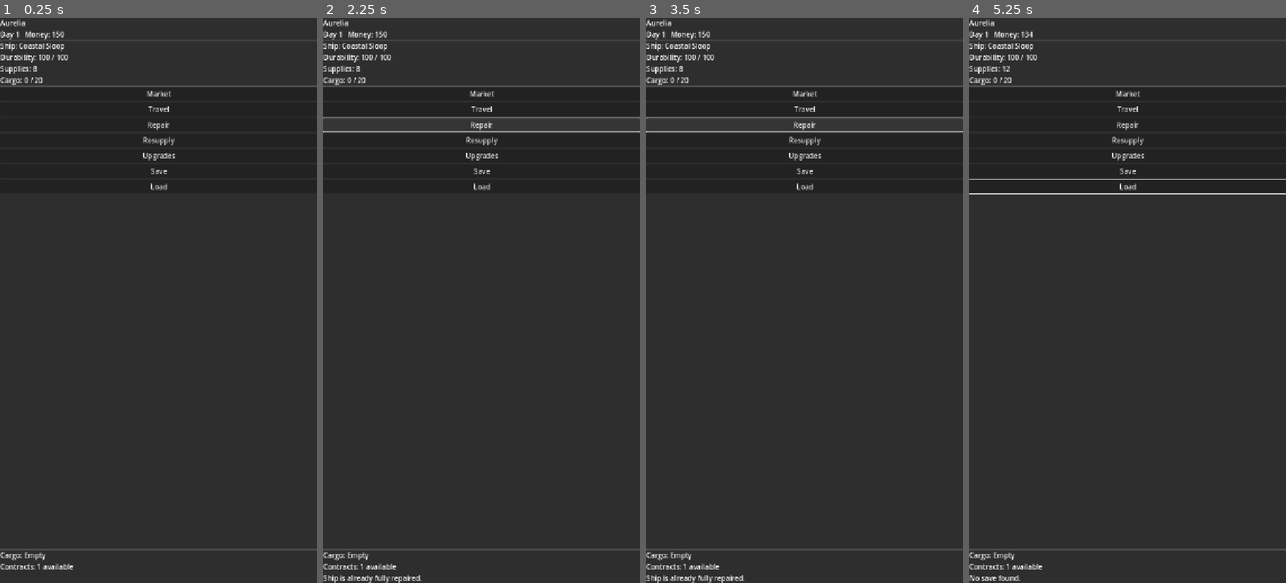
Above: before the commit, frames 1-4 (left to right).
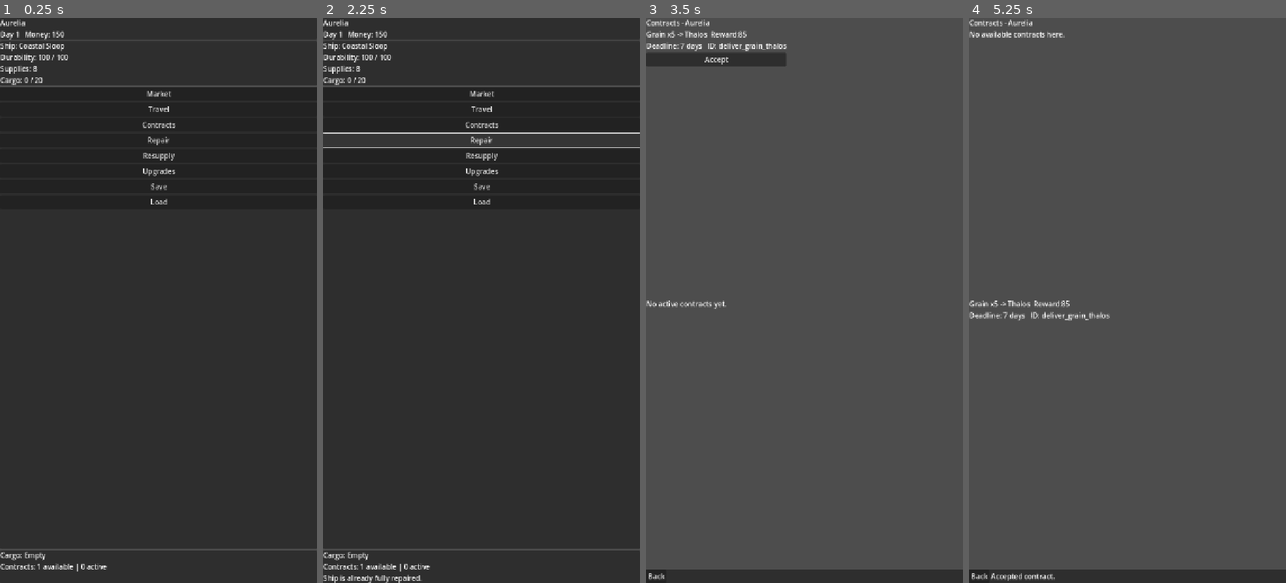
Above: after the commit, the same moments.

Repository: nwrowe/project-northwind
Game: Godot game, scene res://scenes/Main.tscn
Same seed, same stepped clock (60 frames per second), same inputs: the game is played once before the commit and once after it.
Inputs (mouse positions are in pixels of both pictures, inside the frame that each line leads up to):
- Up to frame 1 (0.25 s): no input
- Up to frame 2 (2.25 s): click "Travel" at 0.5 s; click "Back" at 1.25 s; click "Repair" at 2 s
- Up to frame 3 (3.5 s): click (804, 125) at 2.75 s, where only the run after the commit has a clickable "Contracts"
- Up to frame 4 (5.25 s): click (1127, 142) at 3.5 s, where only the run before the commit has a clickable "Resupply"; click (1127, 187) at 4.25 s, where only the run before the commit has a clickable "Load"; click (1038, 57) at 5 s, where only the run after the commit has a clickable "Accept"

The runs differ from the first frame. In frame 1, 0.4% of the frame differs, in the area x 24-56%, y 18-98%; in frame 2, 1.4%; in frame 3, 93%; in frame 4, 96%, in the area x 0-100%, y 0-100%.

Commit message:
Add contracts screen and polish travel selection feedback

Diff:
--- a/autoload/ScreenRouter.gd
+++ b/autoload/ScreenRouter.gd
@@ -7,6 +7,7 @@
 const TRAVEL_SCREEN := preload("res://scenes/travel/TravelScreen.tscn")
 const EVENT_POPUP := preload("res://scenes/events/EventPopup.tscn")
 const UPGRADE_PANEL := preload("res://scenes/upgrades/UpgradePanel.tscn")
+const CONTRACT_SCREEN := preload("res://scenes/contracts/ContractScreen.tscn")
 
 func set_root(node: Node) -> void:
 	screen_root = node
@@ -35,6 +36,9 @@
 func show_upgrade_panel() -> void:
 	_show_scene(UPGRADE_PANEL)
 
+func show_contract_screen() -> void:
+	_show_scene(CONTRACT_SCREEN)
+
 func show_event_popup(payload: Dictionary) -> void:
 	var popup := _show_scene(EVENT_POPUP)
 	if popup.has_method("set_payload"):
--- /dev/null
+++ b/scenes/contracts/ContractScreen.tscn
@@ -0,0 +1,60 @@
+[gd_scene load_steps=2 format=3]
+
+[ext_resource type="Script" path="res://scripts/ui/ContractScreen.gd" id="1"]
+
+[node name="ContractScreen" type="Control"]
+layout_mode = 3
+anchors_preset = 15
+anchor_right = 1.0
+anchor_bottom = 1.0
+grow_horizontal = 2
+grow_vertical = 2
+script = ExtResource("1")
+
+[node name="VBoxContainer" type="VBoxContainer" parent="."]
+layout_mode = 1
+anchors_preset = 15
+anchor_right = 1.0
+anchor_bottom = 1.0
+grow_horizontal = 2
+grow_vertical = 2
+
+[node name="HeaderLabel" type="Label" parent="VBoxContainer"]
+layout_mode = 2
+text = "Contracts"
+
+[node name="AvailableScroll" type="ScrollContainer" parent="VBoxContainer"]
+layout_mode = 2
+size_flags_vertical = 3
+
+[node name="VBoxContainer" type="VBoxContainer" parent="VBoxContainer/AvailableScroll"]
+layout_mode = 2
+
+[node name="AvailableList" type="VBoxContainer" parent="VBoxContainer/AvailableScroll/VBoxContainer"]
+layout_mode = 2
+
+[node name="ActiveScroll" type="ScrollContainer" parent="VBoxContainer"]
+layout_mode = 2
+size_flags_vertical = 3
+
+[node name="VBoxContainer" type="VBoxContainer" parent="VBoxContainer/ActiveScroll"]
+layout_mode = 2
+
+[node name="ActiveList" type="VBoxContainer" parent="VBoxContainer/ActiveScroll/VBoxContainer"]
+layout_mode = 2
+
+[node name="FooterPanel" type="PanelContainer" parent="VBoxContainer"]
+layout_mode = 2
+
+[node name="HBoxContainer" type="HBoxContainer" parent="VBoxContainer/FooterPanel"]
+layout_mode = 2
+
+[node name="BackButton" type="Button" parent="VBoxContainer/FooterPanel/HBoxContainer"]
+layout_mode = 2
+text = "Back"
+
+[node name="InfoLabel" type="Label" parent="VBoxContainer/FooterPanel/HBoxContainer"]
+layout_mode = 2
+size_flags_horizontal = 3
+text = ""
+autowrap_mode = 3
--- a/scenes/port/PortScreen.tscn
+++ b/scenes/port/PortScreen.tscn
@@ -70,6 +70,10 @@
 layout_mode = 2
 text = "Travel"
 
+[node name="ContractsButton" type="Button" parent="VBoxContainer/ActionsPanel/VBoxContainer"]
+layout_mode = 2
+text = "Contracts"
+
 [node name="RepairButton" type="Button" parent="VBoxContainer/ActionsPanel/VBoxContainer"]
 layout_mode = 2
 text = "Repair"
--- a/scenes/travel/TravelScreen.tscn
+++ b/scenes/travel/TravelScreen.tscn
@@ -46,13 +46,26 @@
 [node name="FooterPanel" type="PanelContainer" parent="VBoxContainer"]
 layout_mode = 2
 
-[node name="HBoxContainer" type="HBoxContainer" parent="VBoxContainer/FooterPanel"]
+[node name="VBoxContainer" type="VBoxContainer" parent="VBoxContainer/FooterPanel"]
 layout_mode = 2
 
-[node name="TravelButton" type="Button" parent="VBoxContainer/FooterPanel/HBoxContainer"]
+[node name="SelectedRouteLabel" type="Label" parent="VBoxContainer/FooterPanel/VBoxContainer"]
+layout_mode = 2
+text = "Selected Route: none"
+autowrap_mode = 3
+
+[node name="StatusLabel" type="Label" parent="VBoxContainer/FooterPanel/VBoxContainer"]
+layout_mode = 2
+text = ""
+autowrap_mode = 3
+
+[node name="ButtonRow" type="HBoxContainer" parent="VBoxContainer/FooterPanel/VBoxContainer"]
+layout_mode = 2
+
+[node name="TravelButton" type="Button" parent="VBoxContainer/FooterPanel/VBoxContainer/ButtonRow"]
 layout_mode = 2
 text = "Travel"
 
-[node name="BackButton" type="Button" parent="VBoxContainer/FooterPanel/HBoxContainer"]
+[node name="BackButton" type="Button" parent="VBoxContainer/FooterPanel/VBoxContainer/ButtonRow"]
 layout_mode = 2
 text = "Back"
--- /dev/null
+++ b/scripts/systems/ContractSystem.gd
@@ -0,0 +1,28 @@
+class_name ContractSystem
+extends RefCounted
+
+func get_available_contracts_for_current_port() -> Array:
+	var results: Array = []
+	for contract in GameData.get_contracts_for_port(GameState.current_port_id):
+		var contract_id: String = str(contract.get("id", ""))
+		if not contract_id in GameState.active_contracts:
+			results.append(contract)
+	return results
+
+func accept_contract(contract_id: String) -> Dictionary:
+	if contract_id in GameState.active_contracts:
+		return {"success": false, "message": "Contract already accepted."}
+
+	if GameData.contracts_by_id.get(contract_id, {}).is_empty():
+		return {"success": false, "message": "Contract not found."}
+
+	GameState.active_contracts.append(contract_id)
+	return {"success": true, "message": "Accepted contract."}
+
+func get_active_contracts() -> Array:
+	var results: Array = []
+	for contract_id in GameState.active_contracts:
+		var contract: Dictionary = GameData.contracts_by_id.get(contract_id, {})
+		if not contract.is_empty():
+			results.append(contract)
+	return results
--- /dev/null
+++ b/scripts/ui/ContractScreen.gd
@@ -0,0 +1,77 @@
+extends Control
+
+var contract_system := ContractSystem.new()
+
+@onready var header_label = $VBoxContainer/HeaderLabel
+@onready var available_list = $VBoxContainer/AvailableScroll/VBoxContainer/AvailableList
+@onready var active_list = $VBoxContainer/ActiveScroll/VBoxContainer/ActiveList
+@onready var info_label = $VBoxContainer/FooterPanel/HBoxContainer/InfoLabel
+
+func _ready() -> void:
+	$VBoxContainer/FooterPanel/HBoxContainer/BackButton.pressed.connect(_on_back_pressed)
+	refresh_ui()
+
+func refresh_ui() -> void:
+	var port := GameData.get_port(GameState.current_port_id)
+	header_label.text = "Contracts - %s" % port.get("name", "Port")
+
+	for child in available_list.get_children():
+		child.queue_free()
+	for child in active_list.get_children():
+		child.queue_free()
+
+	var available_contracts := contract_system.get_available_contracts_for_current_port()
+	if available_contracts.is_empty():
+		var empty_label := Label.new()
+		empty_label.text = "No available contracts here."
+		available_list.add_child(empty_label)
+	else:
+		for contract in available_contracts:
+			_add_contract_row(available_list, contract, true)
+
+	var active_contracts := contract_system.get_active_contracts()
+	if active_contracts.is_empty():
+		var active_empty := Label.new()
+		active_empty.text = "No active contracts yet."
+		active_list.add_child(active_empty)
+	else:
+		for contract in active_contracts:
+			_add_contract_row(active_list, contract, false)
+
+func _add_contract_row(target_list: VBoxContainer, contract: Dictionary, allow_accept: bool) -> void:
+	var row := VBoxContainer.new()
+	var contract_id: String = str(contract.get("id", ""))
+	var good_id: String = str(contract.get("good_id", ""))
+	var target_port_id: String = str(contract.get("target_port", ""))
+	var good := GameData.get_good(good_id)
+	var target_port := GameData.get_port(target_port_id)
+
+	var title := Label.new()
+	title.text = "%s x%d -> %s  Reward:%d" % [
+		good.get("name", good_id),
+		int(contract.get("quantity", 0)),
+		target_port.get("name", target_port_id),
+		int(contract.get("reward", 0))
+	]
+	title.autowrap_mode = TextServer.AUTOWRAP_WORD_SMART
+	row.add_child(title)
+
+	var sub := Label.new()
+	sub.text = "Deadline: %d days   ID: %s" % [int(contract.get("deadline_days", 0)), contract_id]
+	row.add_child(sub)
+
+	if allow_accept:
+		var accept_button := Button.new()
+		accept_button.text = "Accept"
+		accept_button.pressed.connect(func(): _accept_contract(contract_id))
+		row.add_child(accept_button)
+
+	target_list.add_child(row)
+
+func _accept_contract(contract_id: String) -> void:
+	var result: Dictionary = contract_system.accept_contract(contract_id)
+	info_label.text = str(result.get("message", ""))
+	refresh_ui()
+
+func _on_back_pressed() -> void:
+	ScreenRouter.show_port_screen()
--- a/scripts/ui/PortScreen.gd
+++ b/scripts/ui/PortScreen.gd
@@ -13,6 +13,7 @@
 func _ready() -> void:
 	$VBoxContainer/ActionsPanel/VBoxContainer/MarketButton.pressed.connect(_on_market_pressed)
 	$VBoxContainer/ActionsPanel/VBoxContainer/TravelButton.pressed.connect(_on_travel_pressed)
+	$VBoxContainer/ActionsPanel/VBoxContainer/ContractsButton.pressed.connect(_on_contracts_pressed)
 	$VBoxContainer/ActionsPanel/VBoxContainer/RepairButton.pressed.connect(_on_repair_pressed)
 	$VBoxContainer/ActionsPanel/VBoxContainer/ResupplyButton.pressed.connect(_on_resupply_pressed)
 	$VBoxContainer/ActionsPanel/VBoxContainer/UpgradeButton.pressed.connect(_on_upgrade_pressed)
@@ -30,7 +31,7 @@
 	supplies_label.text = "Supplies: %d" % GameState.supplies
 	cargo_label.text = "Cargo: %d / %d" % [GameState.get_current_cargo_used(), GameState.get_effective_cargo_capacity()]
 	cargo_summary_label.text = "Cargo: %s" % _build_cargo_summary()
-	contract_summary_label.text = "Contracts: %d available" % GameData.get_contracts_for_port(GameState.current_port_id).size()
+	contract_summary_label.text = "Contracts: %d available | %d active" % [GameData.get_contracts_for_port(GameState.current_port_id).size(), GameState.active_contracts.size()]
 
 func _build_cargo_summary() -> String:
 	if GameState.cargo.is_empty():
@@ -48,6 +49,9 @@
 
 func _on_travel_pressed() -> void:
 	ScreenRouter.show_travel_screen()
+
+func _on_contracts_pressed() -> void:
+	ScreenRouter.show_contract_screen()
 
 func _on_repair_pressed() -> void:
 	var port := GameData.get_port(GameState.current_port_id)
--- a/scripts/ui/TravelScreen.gd
+++ b/scripts/ui/TravelScreen.gd
@@ -5,11 +5,13 @@
 
 @onready var current_port_label = $VBoxContainer/HeaderPanel/VBoxContainer/CurrentPortLabel
 @onready var ship_status_label = $VBoxContainer/HeaderPanel/VBoxContainer/ShipStatusLabel
+@onready var selected_route_label = $VBoxContainer/FooterPanel/VBoxContainer/SelectedRouteLabel
+@onready var status_label = $VBoxContainer/FooterPanel/VBoxContainer/StatusLabel
 @onready var routes_list = $VBoxContainer/RoutesScroll/VBoxContainer/RoutesList
 
 func _ready() -> void:
-	$VBoxContainer/FooterPanel/HBoxContainer/TravelButton.pressed.connect(_on_travel_pressed)
-	$VBoxContainer/FooterPanel/HBoxContainer/BackButton.pressed.connect(_on_back_pressed)
+	$VBoxContainer/FooterPanel/VBoxContainer/ButtonRow/TravelButton.pressed.connect(_on_travel_pressed)
+	$VBoxContainer/FooterPanel/VBoxContainer/ButtonRow/BackButton.pressed.connect(_on_back_pressed)
 	refresh_ui()
 
 func refresh_ui() -> void:
@@ -21,28 +23,49 @@
 		child.queue_free()
 
 	var routes := travel_system.get_routes_from_current_port()
-	selected_route_id = ""
 	for route in routes:
+		var route_id: String = str(route.get("id", ""))
 		var row_button := Button.new()
 		var destination := GameData.get_port(route.get("to", ""))
 		var supply_cost := travel_system.get_supply_cost(route)
-		row_button.text = "%s  Dist:%s  Risk:%.2f  Supply:%d" % [
+		var prefix := "[Selected] " if route_id == selected_route_id else ""
+		row_button.text = "%s%s  Dist:%s  Risk:%.2f  Supply:%d" % [
+			prefix,
 			destination.get("name", route.get("to", "")),
 			str(route.get("distance", 0)),
 			float(route.get("risk", 0.0)),
 			supply_cost
 		]
-		row_button.pressed.connect(func(): _select_route(route.get("id", "")))
+		row_button.pressed.connect(func(): _select_route(route_id))
 		routes_list.add_child(row_button)
+
+	_update_selected_route_label()
 
 func _select_route(route_id: String) -> void:
 	selected_route_id = route_id
+	status_label.text = ""
+	refresh_ui()
+
+func _update_selected_route_label() -> void:
+	if selected_route_id.is_empty():
+		selected_route_label.text = "Selected Route: none"
+		return
+	var route := GameData.get_route(selected_route_id)
+	var destination := GameData.get_port(route.get("to", ""))
+	selected_route_label.text = "Selected Route: %s (Distance %s, Risk %.2f, Supply %d)" % [
+		destination.get("name", route.get("to", "")),
+		str(route.get("distance", 0)),
+		float(route.get("risk", 0.0)),
+		travel_system.get_supply_cost(route)
+	]
 
 func _on_travel_pressed() -> void:
 	if selected_route_id.is_empty():
+		status_label.text = "Select a route before traveling."
 		return
-	var result := travel_system.travel(selected_route_id)
+	var result: Dictionary = travel_system.travel(selected_route_id)
 	if not result.get("success", false):
+		status_label.text = str(result.get("message", "Travel failed."))
 		return
 	if result.get("event_triggered", false):
 		ScreenRouter.show_event_popup(result.get("event_payload", {}))
